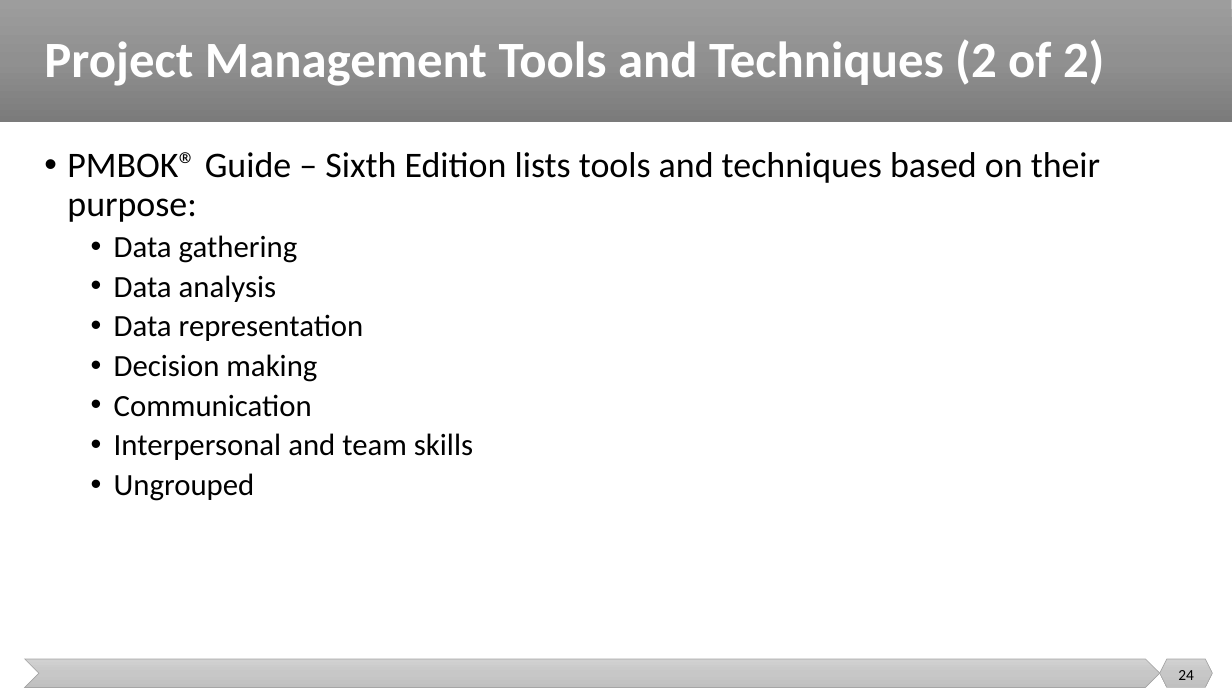
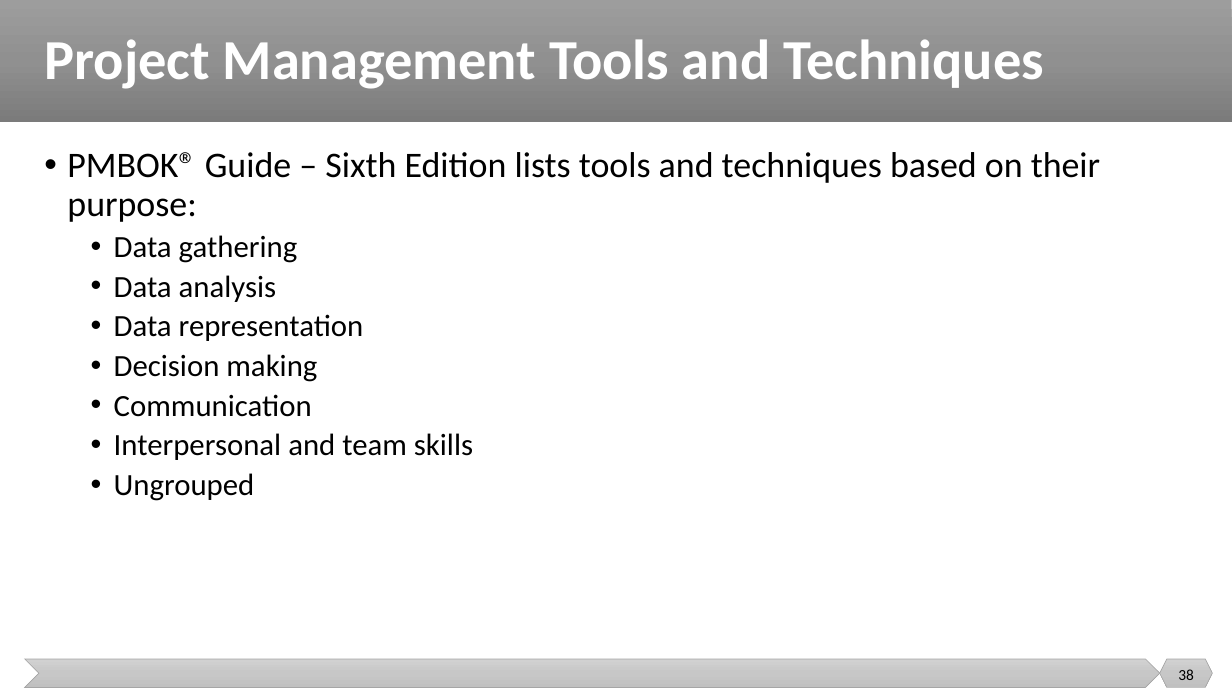
Before and after one commit to malenezi/malenezi, a slide deck: slide 38 of SE423/Lectures/1-Introduction/Introduction.pptx (slide 24 before the commit). Drawn at 1232x693 pixels with LibreOffice and Linux fonts; fonts in the diff are those of the drawing. Boxes give left, top, right and bottom in pixels: in the first picture for what was removed or moved away, otherwise in the second. Text is boxed around its words. In the diff, an @@ line names an element or a change of style, - is before the commit and + after.

```diff
--- a/SE423/Lectures/1-Introduction/Introduction.pptx
+++ b/SE423/Lectures/1-Introduction/Introduction.pptx
@@ title at (44,39,1044,89): text changed; size 39.6 to 44 pt @@
-Project Management Tools and Techniques (2 of 2)
+Project Management Tools and Techniques
@@ page number at (1178,669,1194,680): text changed @@
-24
+38
```
Also in this commit, not shown: 7 other slides changed, 3 slides added, 5 slides removed.
